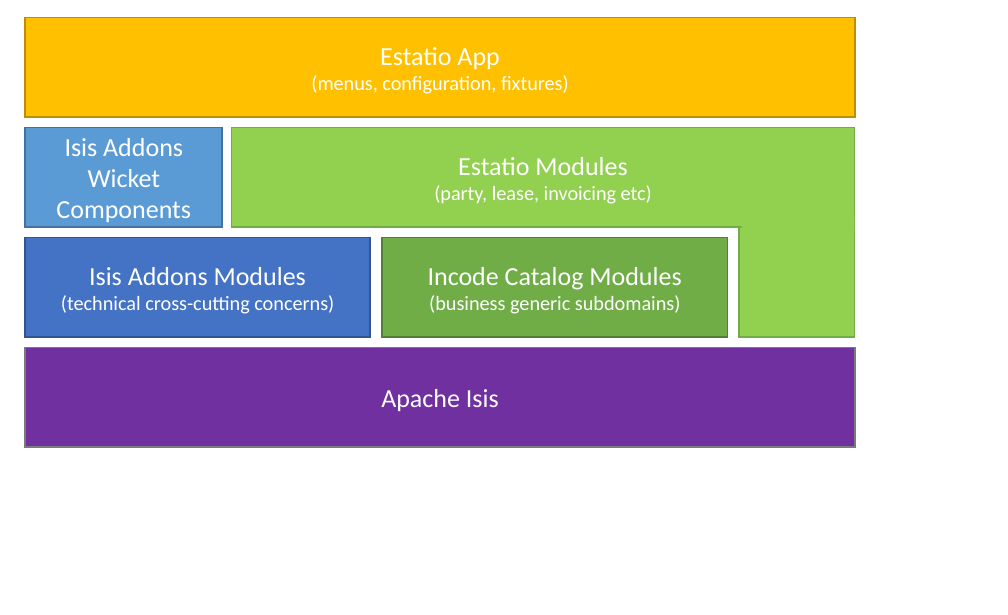
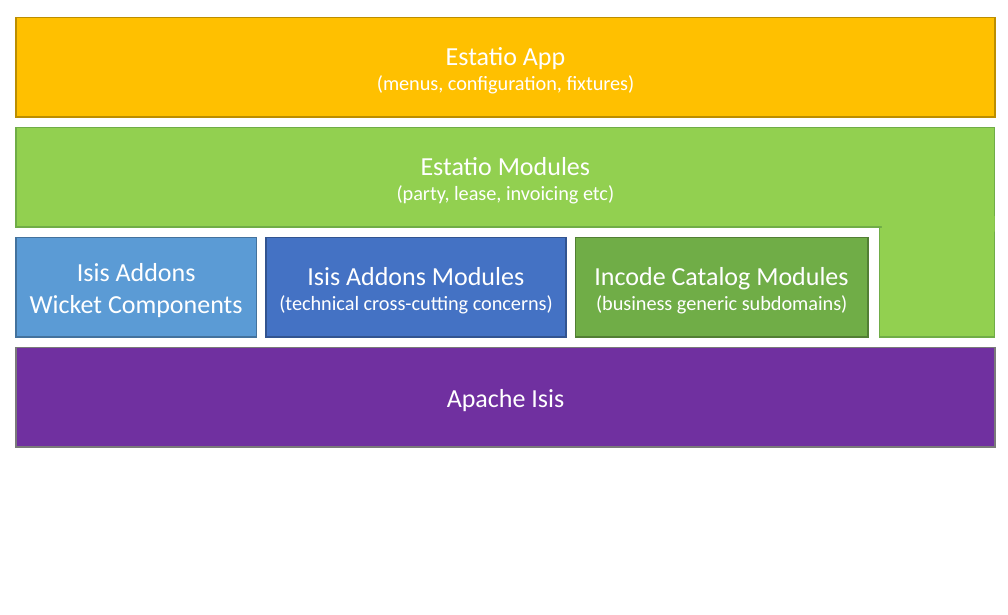
Before and after one commit to incodehq/developers-guide, a slide deck: slide 1 of pptx/modules.pptx. Drawn at 1008x615 pixels with LibreOffice and Linux fonts; fonts in the diff are those of the drawing. Boxes give left, top, right and bottom in pixels: in the first picture for what was removed or moved away, otherwise in the second. Text is boxed around its words. In the diff, an @@ line names an element or a change of style, - is before the commit and + after.

```diff
--- a/pptx/modules.pptx
+++ b/pptx/modules.pptx
@@ rectangle "Estatio App (menus, configuration, fixtures)": place and size @@
-rectangle "Estatio App (menus, configuration, fixtures)" at (25, 17, 854, 117)
+rectangle "Estatio App (menus, configuration, fixtures)" at (16, 17, 996, 117)
@@ rectangle "Estatio Modules (party, lease, invoicing ...": place and size @@
-rectangle "Estatio Modules (party, lease, invoicing ..." at (231, 127, 854, 227)
+rectangle "Estatio Modules (party, lease, invoicing ..." at (16, 127, 996, 227)
@@ rectangle "Isis Addons Wicket Components": place and size @@
-rectangle "Isis Addons Wicket Components" at (25, 127, 222, 227)
+rectangle "Isis Addons Wicket Components" at (16, 237, 257, 337)
@@ rectangle "Isis Addons Modules (technical cross-cutting ...": place and size @@
-rectangle "Isis Addons Modules (technical cross-cutting ..." at (25, 237, 370, 337)
+rectangle "Isis Addons Modules (technical cross-cutting ..." at (266, 237, 566, 337)
@@ rectangle "Incode Catalog Modules (business generic ...": place and size @@
-rectangle "Incode Catalog Modules (business generic ..." at (382, 237, 728, 337)
+rectangle "Incode Catalog Modules (business generic ..." at (576, 237, 868, 337)
@@ rectangle: place and size @@
-rectangle at (739, 227, 854, 337)
+rectangle at (879, 227, 994, 337)
@@ rectangle: place and size @@
-rectangle at (742, 216, 854, 232)
+rectangle at (882, 216, 994, 232)
@@ rectangle "Apache Isis": place and size @@
-rectangle "Apache Isis" at (25, 347, 854, 447)
+rectangle "Apache Isis" at (16, 347, 996, 447)
```
Also in this commit, not shown: 6 other files.
